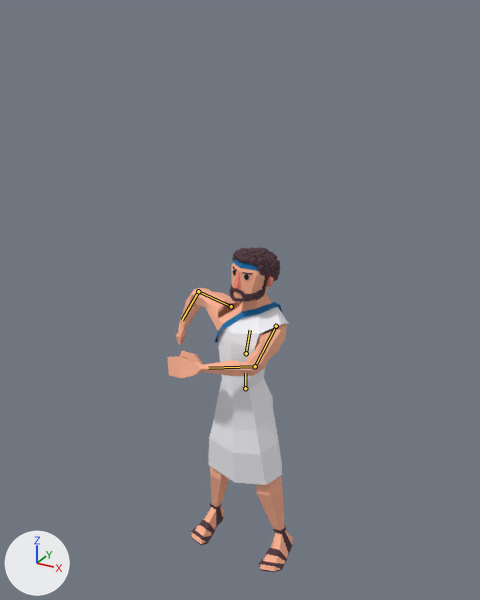
An edit to the glTF model models/units/aldeao.glb, drawn before and after from the same camera.
Camera for both pictures: a 50 mm camera at (1.55, -2.89, 2.0) aimed at (-0.04, 0.01, 0.55). Arrows for +X, +Y and +Z are at lower left; the lights stay in place. The first picture is the older version. Both versions are drawn at frame 16 of the action '🪓 Cortar Madeira (Machadinha)'; the numbers are the values there. The bones that change are drawn over the model as lines.
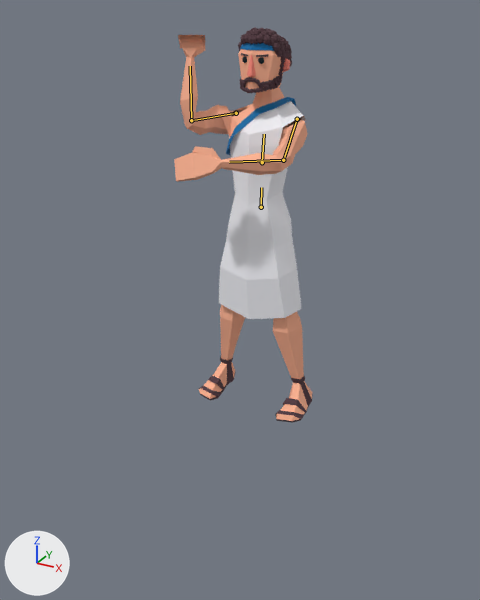
Where the change shows, as pixel boxes [x1, y1, x2, y2] in the pictures (480 x 600 px):
'Object_39', posed (9% wider, 22% taller)
    before: [208, 307, 288, 485]
    after: [219, 101, 306, 319]
'Object_42', posed (10% wider, 25% taller)
    before: [168, 263, 293, 571]
    after: [174, 35, 312, 421]
'Object_41', posed (11% wider, 22% taller)
    before: [191, 247, 293, 572]
    after: [199, 27, 312, 423]
'Object_40', posed (46% taller)
    before: [214, 302, 282, 342]
    after: [226, 97, 297, 156]
'Object_43', posed
    before: [233, 271, 274, 289]
    after: [247, 55, 290, 77]
'Object_38', posed
    before: [233, 259, 258, 271]
    after: [240, 43, 274, 51]
'Object_44', posed (35% wider, 18% shorter)
    before: [233, 270, 249, 280]
    after: [242, 56, 264, 64]
bone 'mixamorig:Hips_01', root to tip
    before: (245, 388) to (245, 373)
    after: (261, 207) to (261, 187)
bone 'mixamorig:Spine1_03', root to tip
    before: (246, 353) to (250, 330)
    after: (262, 162) to (264, 134)
bone 'mixamorig:LeftArm_09', root to tip
    before: (276, 326) to (255, 366)
    after: (297, 119) to (283, 160)
bone 'mixamorig:LeftForeArm_010', root to tip
    before: (255, 366) to (208, 368)
    after: (283, 160) to (229, 162)
bone 'mixamorig:RightArm_013', root to tip
    before: (231, 306) to (198, 291)
    after: (236, 113) to (191, 120)
bone 'mixamorig:RightForeArm_014', root to tip
    before: (198, 291) to (182, 320)
    after: (191, 120) to (190, 66)

What the commit changed:
Bone 'mixamorig:Hips_01' (bone_mixamorig_hips_01) moves from (0.0, 0.0, 0.0) to (6.9, 106.6, -3.2).
Bone 'mixamorig:Spine1_03' (bone_mixamorig_spine1_03) turns from (-12, -15, -1) to (-6, -2, -1) degrees about its own x, y and z.
Bone 'mixamorig:LeftArm_09' (bone_mixamorig_leftarm_09) turns from (15, 1, 42) to (12, -2, 47) degrees about its own x, y and z.
Bone 'mixamorig:LeftForeArm_010' (bone_mixamorig_leftforearm_010) turns from (45, -1, 53) to (44, -1, 60) degrees about its own x, y and z.
Bone 'mixamorig:RightArm_013' (bone_mixamorig_rightarm_013) turns from (-65, -12, 16) to (-18, 4, -71) degrees about its own x, y and z.
Bone 'mixamorig:RightForeArm_014' (bone_mixamorig_rightforearm_014) turns from (63, 1, -29) to (-42, -23, -79) degrees about its own x, y and z.
